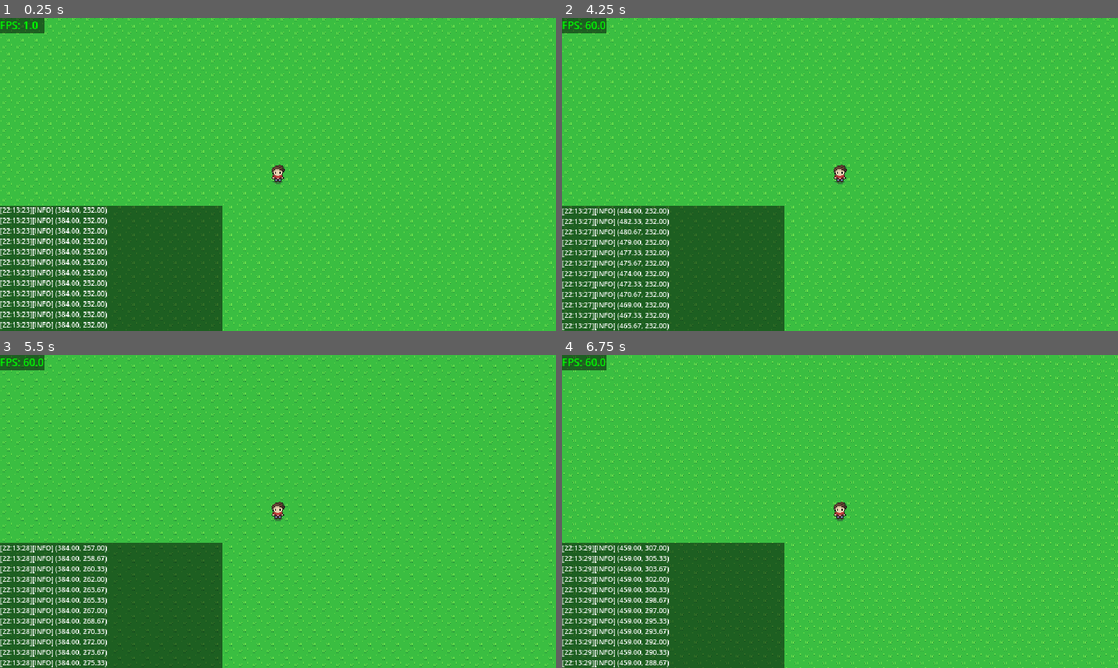
Above: before the commit, frames 1-4 (two rows, left to right).
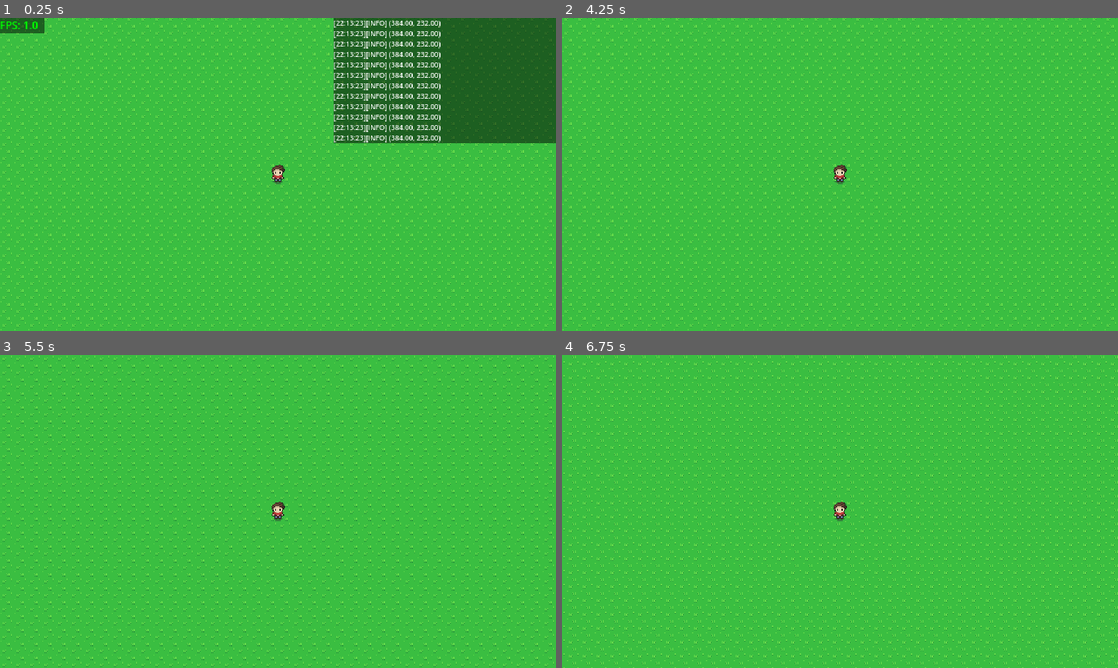
Above: after the commit, the same moments.

Repository: Dinastia-Harzu/un-breve-paseo-por-las-afueras-de-pulkilastia
Game: Godot game, scene res://src/scenes/main.tscn
Two runs of this game, one before a commit and one after it. Both use one fixed random seed, a clock stepped at 60 frames per second and the inputs below.
Inputs:
- Up to frame 1 (0.25 s): no input
- Up to frame 2 (4.25 s): tap Enter (ui_accept) at 0.5, 0.77, 1.52, 3.02, 3.77 s; hold D (move_right) 0.53-1.28 s; hold S (move_down) 1.28-2.03 s; hold D (move_right) 2.03-2.78 s; hold W (move_up) 2.78-3.53 s; hold A (move_left) from 3.53 s (still down); tap F3 (debug_toggle, bound only after the commit) at 4.15 s
- Up to frame 3 (5.5 s): tap Enter (ui_accept) at 4.52 s; release A (move_left) at 5.03 s; hold S (move_down) from 5.03 s (still down)
- Up to frame 4 (6.75 s): release S (move_down) at 5.78 s; hold D (move_right) 5.78-6.53 s; tap Enter (ui_accept) at 6.02 s; hold W (move_up) from 6.53 s (still down)

The runs differ from the first frame. In frame 1, 32% of the frame differs, in the area x 0-100%, y 0-100%; in frame 2, 16%; in frame 3, 16%; in frame 4, 16%.

Commit message:
Alternar modo debug

Diff:
--- a/project.godot
+++ b/project.godot
@@ -73,10 +73,11 @@
 "events": [Object(InputEventKey,"resource_local_to_scene":false,"resource_name":"","device":-1,"window_id":0,"alt_press …(195 unchanged characters)…
 ]
 }
-
-[input_devices]
-
-pointing/emulate_touch_from_mouse=true
+debug_toggle={
+"deadzone": 0.2,
+"events": [Object(InputEventKey,"resource_local_to_scene":false,"resource_name":"","device":-1,"window_id":0,"alt_pressed":false,"shift_pressed":false,"ctrl_pressed":false,"meta_pressed":false,"pressed":false,"keycode":0,"physical_keycode":4194334,"key_label":0,"unicode":0,"location":0,"echo":false,"script":null)
+]
+}
 
 [layer_names]
 
--- a/src/scenes/debug/debug_text_overlay.tscn
+++ b/src/scenes/debug/debug_text_overlay.tscn
@@ -17,9 +17,9 @@
 [node name="LoggerBackground" type="ColorRect" parent="." unique_id=402074293]
 layout_mode = 1
 anchors_preset = -1
-anchor_top = 0.6
-anchor_right = 0.4
-anchor_bottom = 1.0
+anchor_left = 0.6
+anchor_right = 1.0
+anchor_bottom = 0.4
 grow_vertical = 0
 color = Color(0, 0, 0, 0.49803922)
 
--- a/src/scenes/main.tscn
+++ b/src/scenes/main.tscn
@@ -6,6 +6,7 @@
 [node name="Root" type="Node" unique_id=726041314]
 process_mode = 3
 script = ExtResource("1_kkvs4")
+debug_mode = true
 
 [node name="Systems" type="Node" parent="." unique_id=918751139]
 
@@ -82,6 +83,7 @@
 
 [node name="DebugRoot" type="Control" parent="DebugLayer" unique_id=341310456]
 unique_name_in_owner = true
+visible = false
 layout_mode = 3
 anchors_preset = 15
 anchor_right = 1.0
--- a/src/scripts/main.gd
+++ b/src/scripts/main.gd
@@ -4,6 +4,13 @@
 
 const PLAYER_SCENE_UID := "uid://bbiwoqwac0ted"
 const TEST_LEVEL := "uid://ck5t7o3afxyuk"
+
+@export var debug_mode := false:
+	set(value):
+		debug_mode = value
+		if not is_node_ready():
+			return
+		debug_root.visible = value
 
 var player: Player = null
 
@@ -20,6 +27,8 @@
 
 
 func _ready() -> void:
+	debug_root.visible = debug_mode
+
 	_init_player()
 	load_level(TEST_LEVEL)
 
@@ -27,6 +36,8 @@
 func _unhandled_key_input(event: InputEvent) -> void:
 	if event.is_action_pressed(InputActions.DEBUG_QUIT):
 		Globals.quit_game()
+	elif event.is_action_pressed(InputActions.DEBUG_TOGGLE):
+		debug_mode = not debug_mode
 
 
 func load_level(level_scene_uid: String) -> void:
--- a/src/scripts/utils/input_actions.gd
+++ b/src/scripts/utils/input_actions.gd
@@ -96,6 +96,7 @@
 const MOVE_LEFT := &"move_left"
 const MOVE_RIGHT := &"move_right"
 const DEBUG_QUIT := &"debug_quit"
+const DEBUG_TOGGLE := &"debug_toggle"
 const SPATIAL_EDITOR__VIEWPORT_ORBIT_MODIFIER_1 := &"spatial_editor/viewport_orbit_modifier_1"
 const SPATIAL_EDITOR__VIEWPORT_ORBIT_MODIFIER_2 := &"spatial_editor/viewport_orbit_modifier_2"
 const SPATIAL_EDITOR__VIEWPORT_ORBIT_SNAP_MODIFIER_1 := &"spatial_editor/viewport_orbit_snap_modifier_1"
